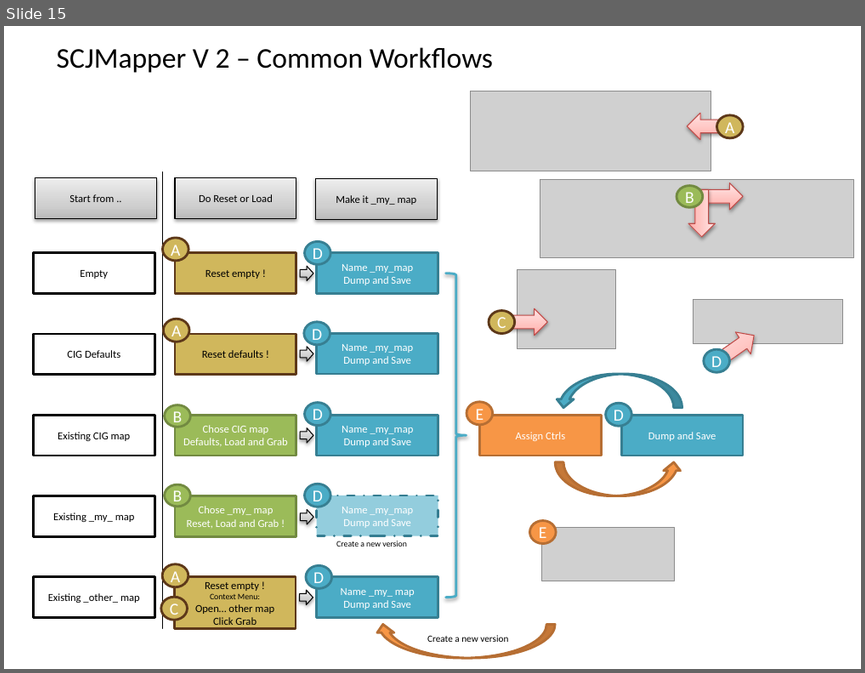
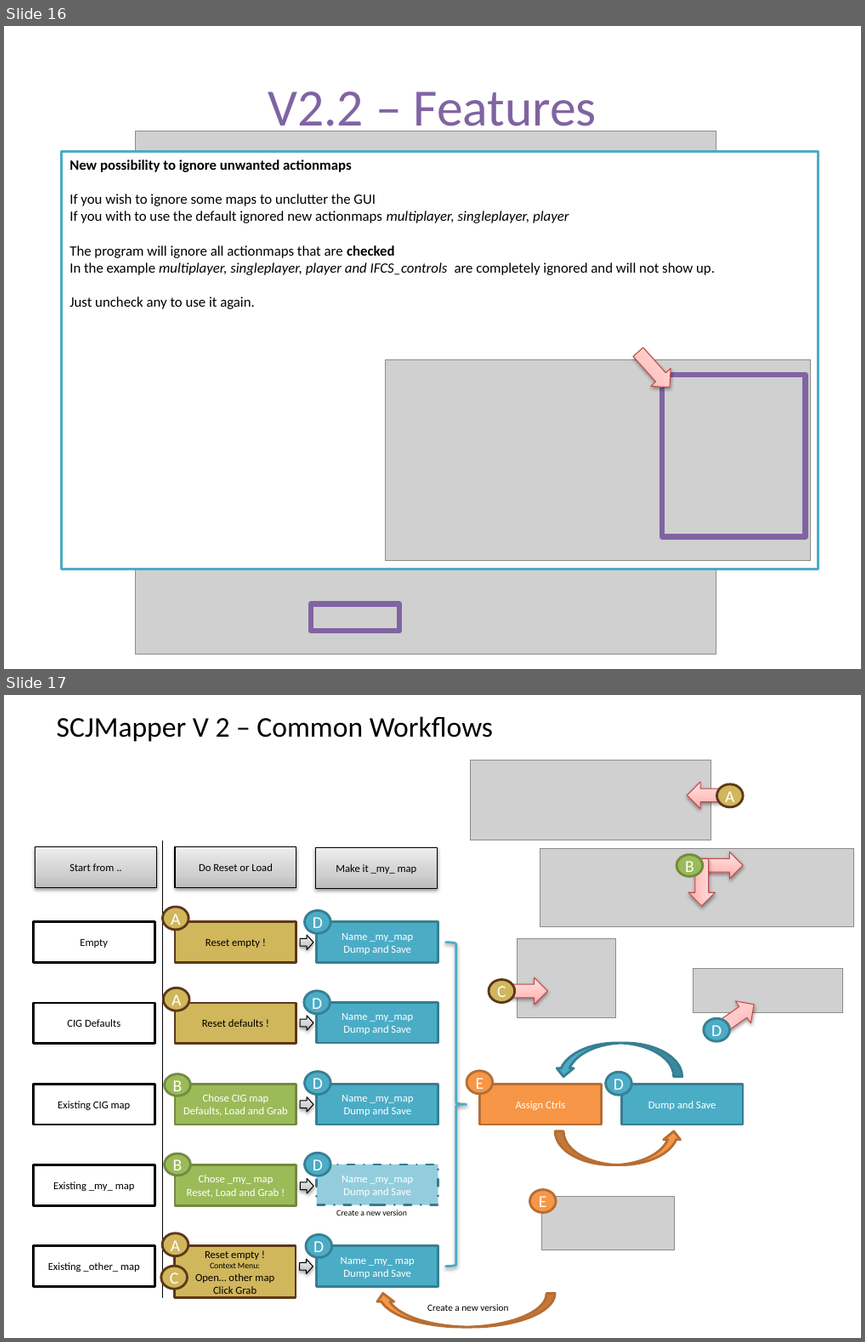
Before and after one commit to SCToolsfactory/SCJMapper-V2, a slide deck: doc/SCJMapper_QGuide.pptx. Shown one above the other, each under a label of ours: slide 15 before the commit, slides 16 and 17 after it. The pictures are 865x673 and 865x1342 pixels, drawn with LibreOffice and Linux fonts; fonts in the diff are those of the drawing; grey boxes stand for pictures. Boxes give left, top, right and bottom in pixels: in the first picture for what was removed or moved away, otherwise in the second. Text is boxed around its words. In the diff, an @@ line names an element or a change of style, - is before the commit and + after.

```diff
--- a/doc/SCJMapper_QGuide.pptx
+++ b/doc/SCJMapper_QGuide.pptx
@@ slide 16 added at (x1=4, y1=26, x2=861, y2=669), background #FFFFFF @@
@@ title added at (x1=268, y1=91, x2=596, y2=138), 44 pt, text #8064A2 @@
+V2.2 – Features
@@ rectangle added at (x1=62, y1=152, x2=818, y2=569), fill #FFFFFF, outline #4BACC6 2 pt, 12 pt, text #000000 @@
+New possibility to ignore unwanted actionmaps
+If you wish to ignore some maps to unclutter the GUI
+If you with to use the default ignored new actionmaps multiplayer, singleplayer, player
+The program will ignore all actionmaps that are checked
+In the example multiplayer, singleplayer, player and IFCS_controls are completely ignored and will not show up.
+Just uncheck any to use it again.
@@ picture added at (x1=136, y1=131, x2=716, y2=654) @@
@@ right arrow added at (x1=628, y1=343, x2=680, y2=396), fill gradient #FFA6A5 to #FFC0BF to #FFE7E7, outline #BF4C48 0.75 pt @@
@@ picture added at (x1=386, y1=359, x2=811, y2=561) @@
@@ rectangle added at (x1=662, y1=374, x2=805, y2=536), outline #8064A2 4.5 pt @@
@@ rectangle added at (x1=311, y1=603, x2=399, y2=631), outline #8064A2 4.5 pt @@
@@ what was slide 15 is now slide 17 @@
```
Also in this commit, not shown: 3 slides changed, 1 other slide added, 1 other file.
